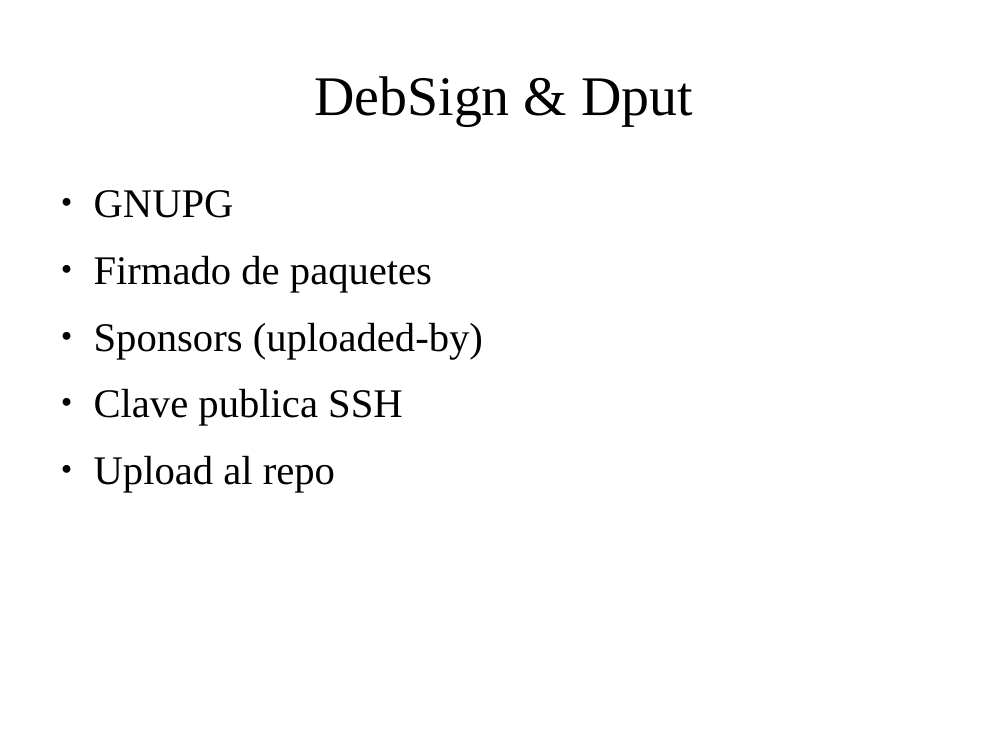
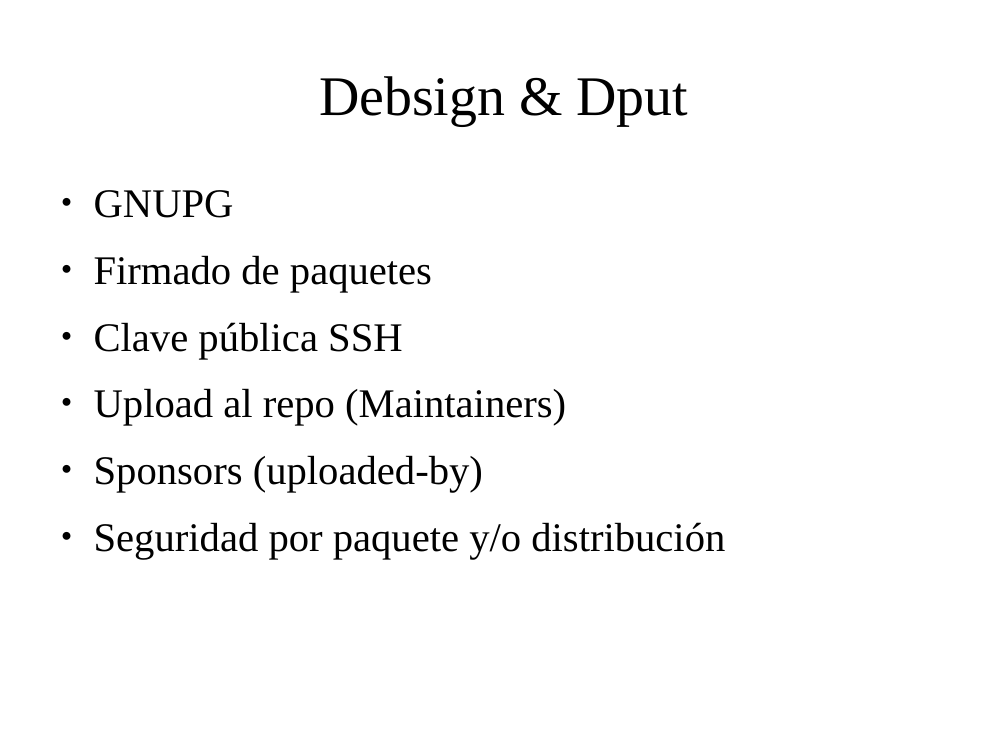
Before and after one commit to HuayraLinux/charlas, a slide deck: slide 6 of talleres/empaquetado/empaquetando.odp. Drawn at 1008x756 pixels with LibreOffice and Linux fonts; fonts in the diff are those of the drawing; background and template pictures are left out. Boxes give left, top, right and bottom in pixels: in the first picture for what was removed or moved away, otherwise in the second. Text is boxed around its words. In the diff, an @@ line names an element or a change of style, - is before the commit and + after.

```diff
--- a/talleres/empaquetado/empaquetando.odp
+++ b/talleres/empaquetado/empaquetando.odp
@@ title at box(319, 76, 689, 126): text changed @@
-DebSign & Dput
+Debsign & Dput
@@ text at box(94, 322, 566, 426): paragraphs added @@
+● Clave pública SSH
+● Upload al repo (Maintainers)
@@ text at box(94, 522, 725, 559): text changed @@
-● Clave publica SSH
-● Upload al repo
+● Seguridad por paquete y/o distribución
```
Also in this commit, not shown: 4 other slides changed, 4 slides added, 1 slide removed, 1 other file.
